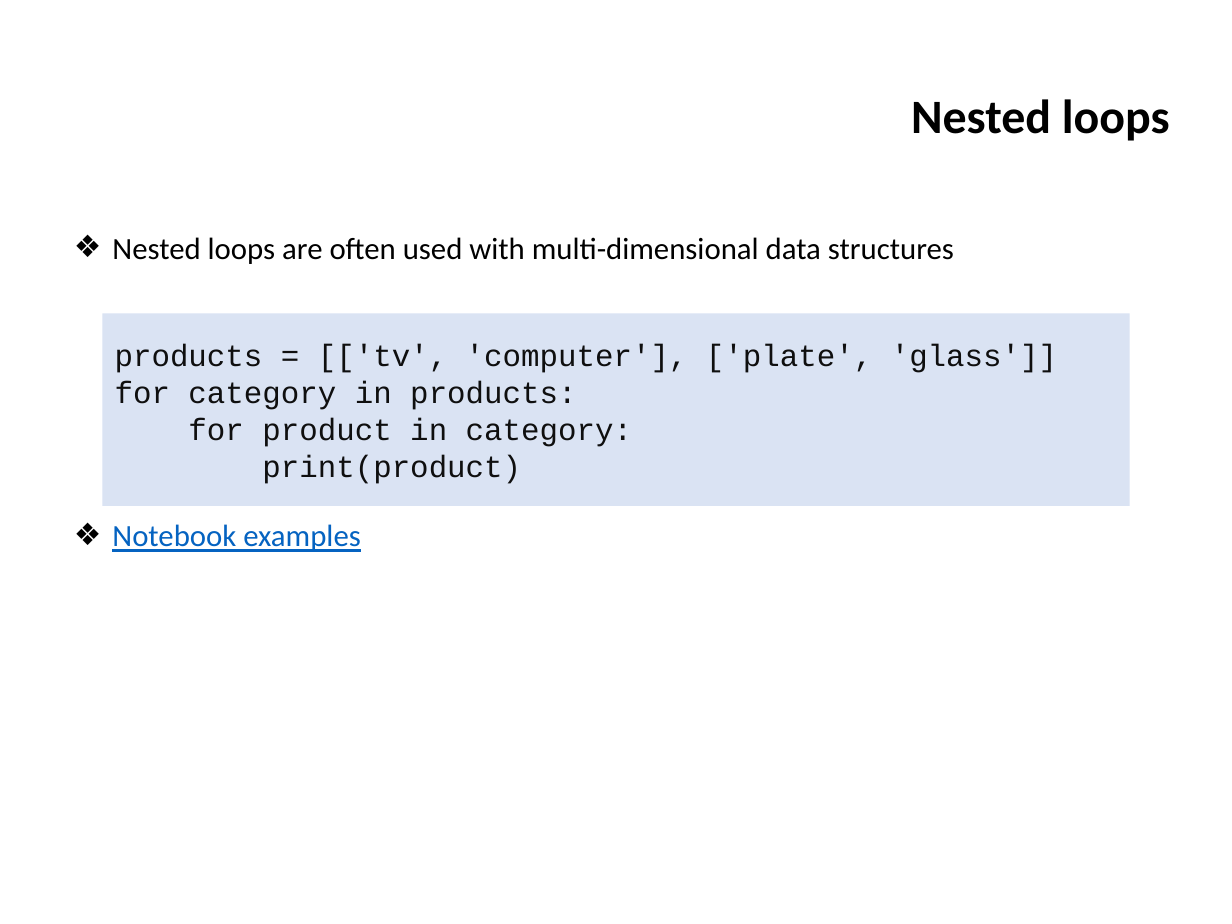
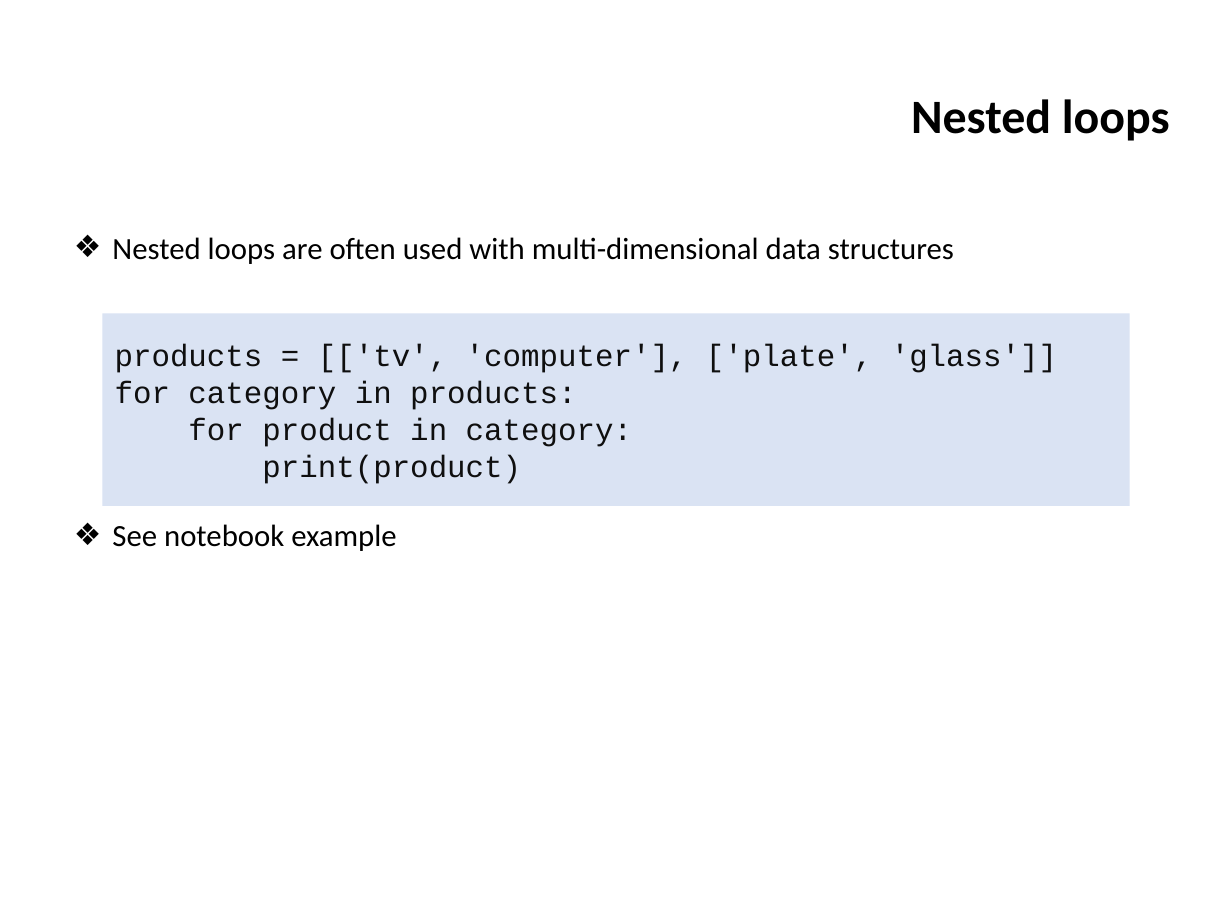
Before and after one commit to ifromm/fcsp, a slide deck: slide 10 of Slides/unit_6_prog_3.pptx. Drawn at 1232x924 pixels with LibreOffice and Linux fonts; fonts in the diff are those of the drawing; background and template pictures are left out. Boxes give left, top, right and bottom in pixels: in the first picture for what was removed or moved away, otherwise in the second. Text is boxed around its words. In the diff, an @@ line names an element or a change of style, - is before the commit and + after.

Commit message:
Unit 6, uploaded notebooks

```diff
--- a/Slides/unit_6_prog_3.pptx
+++ b/Slides/unit_6_prog_3.pptx
@@ text at (x1=112, y1=524, x2=396, y2=551): text changed; text colour #0563C1 to #000000 @@
-❖ Notebook examples
+❖ See notebook example
```
Also in this commit, not shown: 10 other slides changed, 16 other files.
